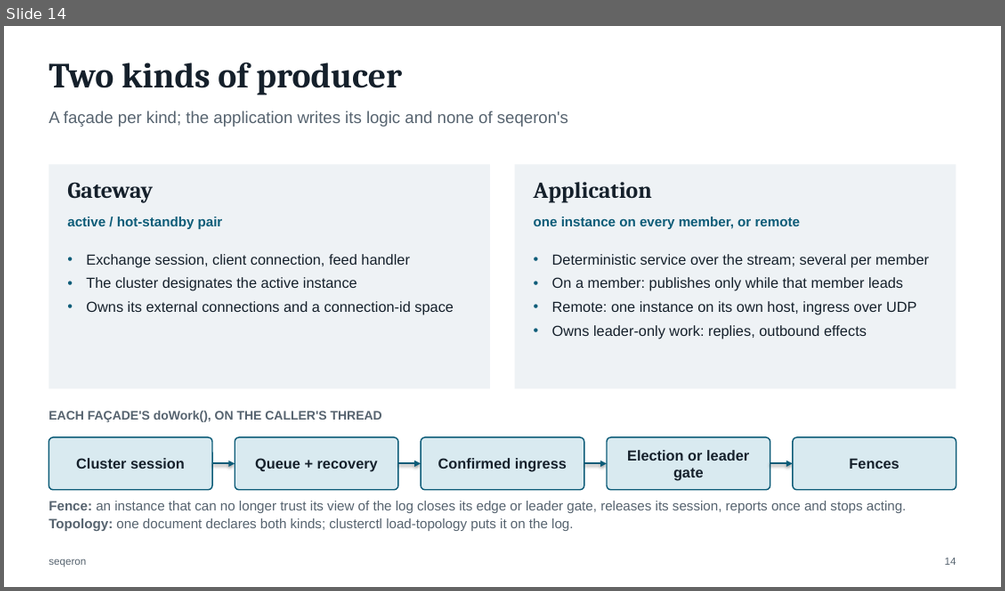
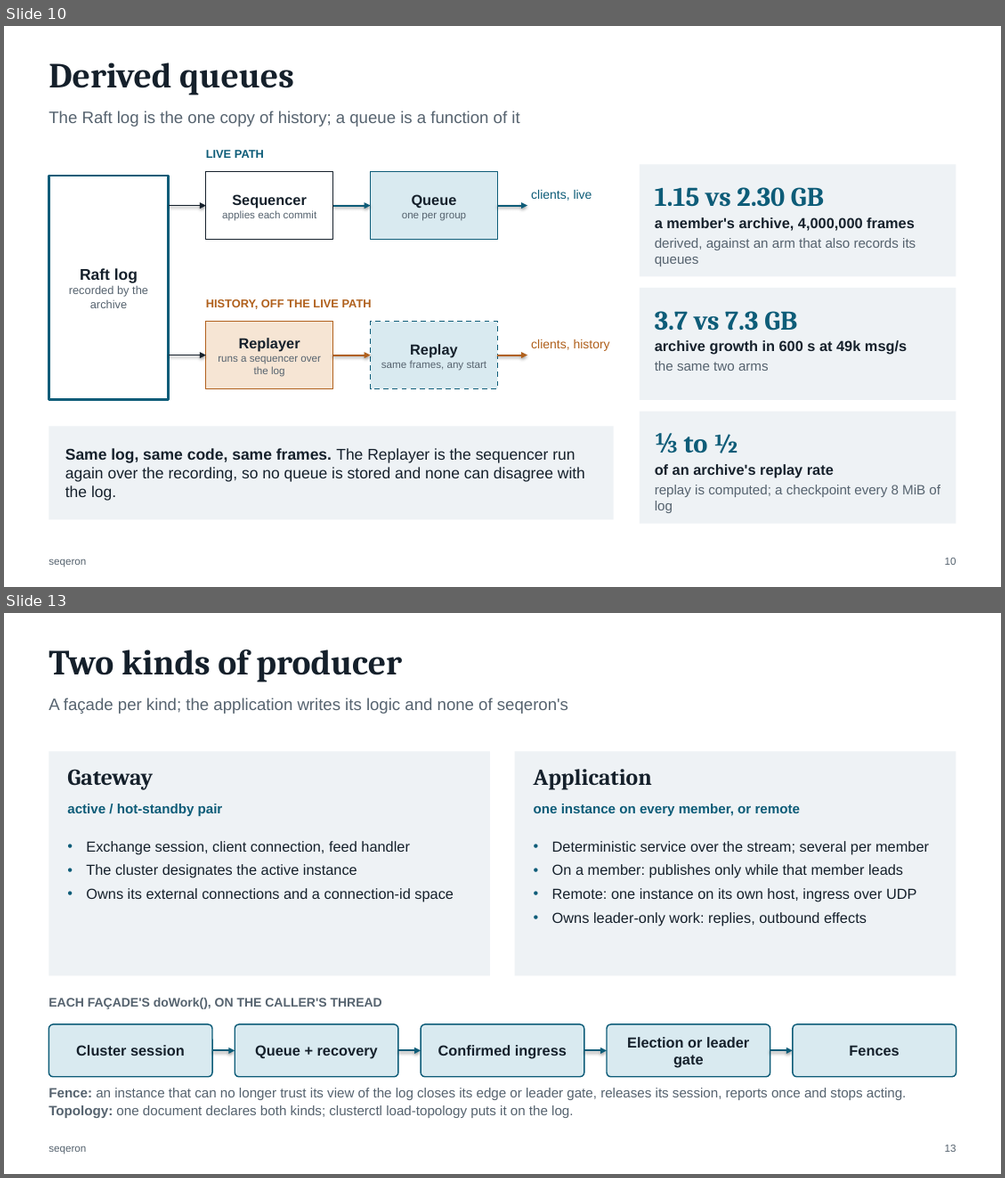
Before and after one commit to FredrikJDahlberg/seqeron, a slide deck: doc/presentation/seqeron-architecture.pptx. Shown one above the other, each under a label of ours: slide 14 before the commit, slides 10 and 13 after it; the slides between them are not shown. The pictures are 1005x591 and 1005x1178 pixels, drawn with LibreOffice and Linux fonts; fonts in the diff are those of the drawing. Boxes give left, top, right and bottom in pixels: in the first picture for what was removed or moved away, otherwise in the second. Text is boxed around its words. In the diff, an @@ line names an element or a change of style, - is before the commit and + after.

```diff
--- a/doc/presentation/seqeron-architecture.pptx
+++ b/doc/presentation/seqeron-architecture.pptx
@@ slide 10 added at (4, 26, 1001, 587), background #FFFFFF; not listed: 1 template element that a slide beside it also shows @@
@@ title added at (48, 62, 294, 95), 34 pt, text #15202B, bold @@
+Derived queues
@@ text added at (48, 111, 519, 127), 16 pt, text #56636F @@
+The Raft log is the one copy of history; a queue is a function of it
@@ text added at (206, 150, 264, 158), 11 pt, text #0D5C78, bold @@
+LIVE PATH
@@ rectangle added at (48, 176, 169, 400), fill #FFFFFF, outline #0D5C78 2.5 pt, 11 pt, text #56636F @@
+Raft log
+recorded by the archive
@@ rectangle added at (206, 172, 333, 239), fill #FFFFFF, outline #15202B 1 pt, 10 pt, text #56636F @@
+Sequencer
+applies each commit
@@ rectangle added at (371, 172, 498, 239), fill #D9EAF0, outline #0D5C78 1.25 pt, 10 pt, text #56636F @@
+Queue
+one per group
@@ rectangle added at (639, 164, 956, 276), fill #EEF2F5, 13 pt, text #56636F, bold @@
+1.15 vs 2.30 GB
+a member's archive, 4,000,000 frames
+derived, against an arm that also records its queues
@@ arrow added from (169, 206) to (206, 206), #15202B 1.25 pt @@
@@ arrow added from (333, 206) to (371, 206), #0D5C78 1.75 pt @@
@@ arrow added from (498, 206) to (527, 206), #0D5C78 1.75 pt @@
@@ text added at (531, 190, 592, 200), 12 pt, text #0D5C78 @@
+clients, live
@@ rectangle added at (639, 288, 956, 400), fill #EEF2F5, 14 pt, text #15202B, bold @@
+3.7 vs 7.3 GB
+archive growth in 600 s at 49k msg/s
+the same two arms
@@ text added at (206, 299, 372, 309), 11 pt, text #B0601C, bold @@
+HISTORY, OFF THE LIVE PATH
@@ rectangle added at (206, 321, 333, 389), fill #F6E5D4, outline #B0601C 1.25 pt, 10 pt, text #56636F @@
+Replayer
+runs a sequencer over the log
@@ rectangle added at (371, 321, 498, 389), fill #D9EAF0, outline #0D5C78 1.25 pt dashed, 10 pt, text #56636F @@
+Replay
+same frames, any start
@@ text added at (531, 339, 610, 351), 12 pt, text #B0601C @@
+clients, history
@@ arrow added from (169, 355) to (206, 355), #15202B 1.25 pt @@
@@ arrow added from (333, 355) to (371, 355), #B0601C 1.75 pt @@
@@ arrow added from (498, 355) to (527, 355), #B0601C 1.75 pt @@
@@ rectangle added at (639, 411, 956, 524), fill #EEF2F5, 13 pt, text #56636F @@
+⅓ to ½
+of an archive's replay rate
+replay is computed; a checkpoint every 8 MiB of log
@@ rectangle added at (48, 426, 614, 520), fill #EEF2F5, 15 pt, text #15202B @@
+Same log, same code, same frames. The Replayer is the sequencer run again over the recording, so no queue is stored and none can disagree with the log.
@@ page number added at (945, 557, 956, 564), 10 pt, text #56636F @@
+10
@@ what was slide 14 is now slide 13 @@
@@ page number at (945, 1144, 956, 1151): text changed @@
-14
+13
```
Also in this commit, not shown: 17 slides changed, 31 slides removed, 60 other files.
